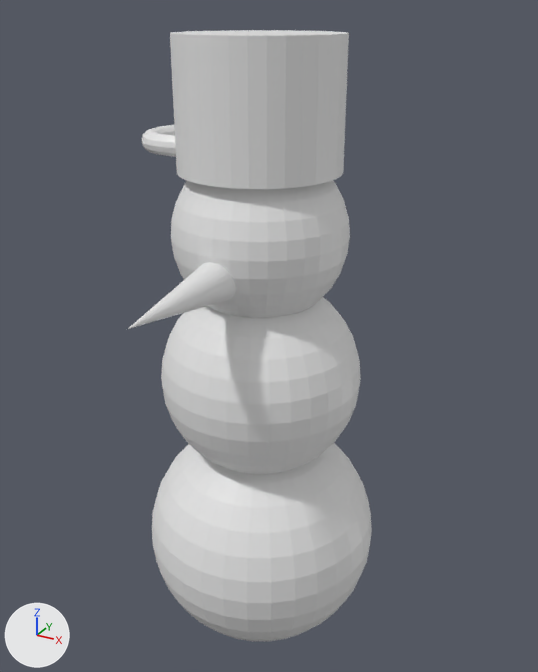
The Blender file Snowman.blend as it was, and as the next commit left it.
Rendered twice from a camera (50 mm lens) standing at (2.75, -4.86, 5.33) and looking at (0.12, -0.08, 2.94). Every picture has the same lights, and +X, +Y and +Z are marked at lower left. The older version comes first.

Before the edit, the objects in view are built like this:
```python
me_cylinder = bpy.data.meshes.new('Cylinder')
me_cylinder.from_pydata(...)  # a 32-sided cylinder along z spanning x -1.0..1.0, y -1.0..1.0, z -1.0..1.0
me_sphere_002 = bpy.data.meshes.new('Sphere.002')
me_sphere_002.from_pydata(...)  # a UV sphere (32 segments, 16 rings, poles along z) spanning x -1.0..1.0, y -1.0..1.0, z -1.0..1.0
me_torus = bpy.data.meshes.new('Torus')
me_torus.from_pydata(...)  # a torus around z (ring radius 1.0, tube radius 0.25) spanning x -1.25..1.25, y -1.25..1.25, z -0.25..0.25
ob_cylinder = bpy.data.objects.new('Cylinder', me_cylinder)
ob_cylinder.location = (0.0, 0.0, 4.698)
ob_cylinder.scale = (0.617, 0.617, 0.476)
ob_sphere_002 = bpy.data.objects.new('Sphere.002', me_sphere_002)
ob_sphere_002.location = (0.0, 0.0, 3.738)
ob_sphere_002.scale = (0.687, 0.687, 0.687)
ob_torus = bpy.data.objects.new('Torus', me_torus)
ob_torus.location = (-0.605, 0.0, 4.402)
ob_torus.scale = (0.305, 0.305, 0.305)
# also in view: 'Sphere' at (0.0, 0.0, 1.0); 'Sphere.001' at (0.0, 0.0, 2.53); 'Cone' at (0.0, -1.09, 3.55)
```
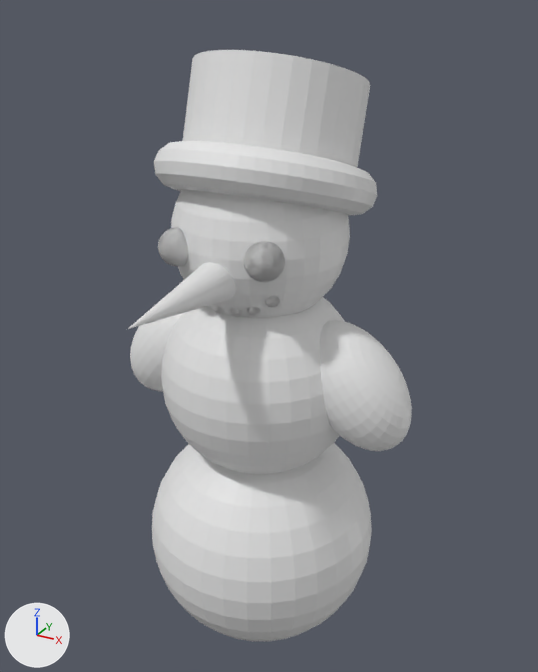
Commit message: 0.3.Finishing the Snowman-9.21.26

Location of each change, (x1, y1, x2, y2) in pixels of the pictures (538 x 672 px):
'Cylinder', moved, turned, rescaled
    before: (170, 30, 349, 189)
    after: (183, 50, 370, 167)
'Torus', moved, turned, rescaled
    before: (142, 125, 176, 157)
    after: (154, 141, 377, 216)
'Sphere.003', added
    after: (130, 313, 412, 451)
'Sphere.004', added
    after: (158, 227, 285, 317)

What changed in the scene script:
```text
Add me_sphere_004:
    me_sphere_004.from_pydata(...)  # 3728 vertices, 4096 faces; spans x 0.024..0.503, y -0.728..-0.419, z 3.243..3.879
Add me_sphere_003:
    me_sphere_003.from_pydata(...)  # 482 vertices, 512 faces; spans x -1.299..-0.388, y -0.36..0.36, z 2.147..3.129
Change ob_cylinder:
    ob_cylinder.location: (0.0, 0.0, 4.698) -> (0.0, 0.209, 4.484)
    ob_cylinder.rotation_euler: (0.0, 0.0, 0.0) -> (-0.294, 0.0, 0.0)  # degrees (0, 0, 0) -> degrees (-17, 0, 0)
    ob_cylinder.scale: (0.617, 0.617, 0.476) -> (0.664, 0.664, 0.418)
Change ob_torus:
    ob_torus.location: (-0.605, 0.0, 4.402) -> (0.0, 0.09, 4.136)
    ob_torus.rotation_euler: (0.0, 0.0, 0.0) -> (-0.304, 0.0, 0.0)  # degrees (0, 0, 0) -> degrees (-17, 0, 0)
    ob_torus.scale: (0.305, 0.305, 0.305) -> (0.679, 0.679, 0.679)
Add ob_sphere_004:
    ob_sphere_004 = bpy.data.objects.new('Sphere.004', me_sphere_004)
    ob_sphere_004.location = (0.0, 0.0, 0.0)
    _m = ob_sphere_004.modifiers.new('Mirror', 'MIRROR')
Add ob_sphere_003:
    ob_sphere_003 = bpy.data.objects.new('Sphere.003', me_sphere_003)
    ob_sphere_003.location = (0.0, 0.0, 0.0)
    _m = ob_sphere_003.modifiers.new('Mirror', 'MIRROR')
```
